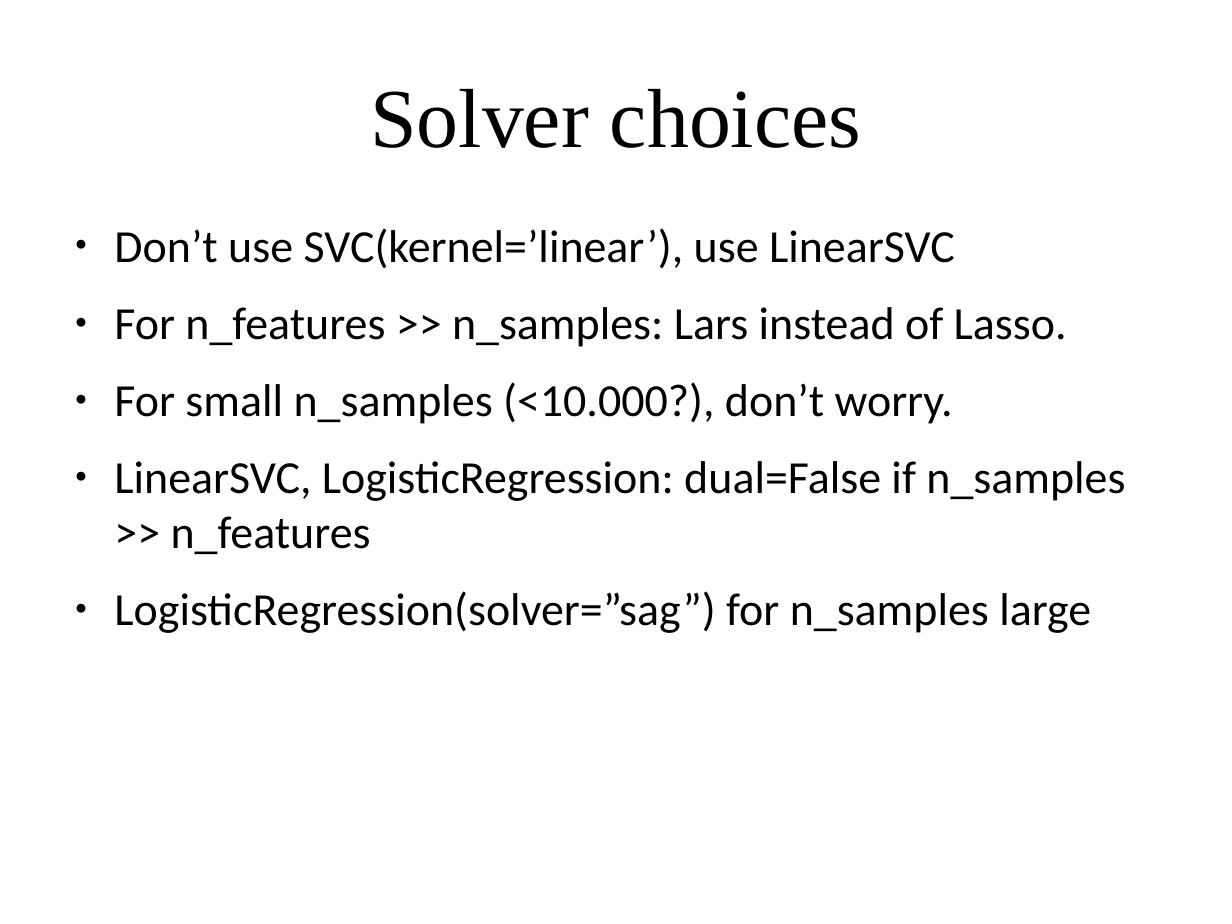
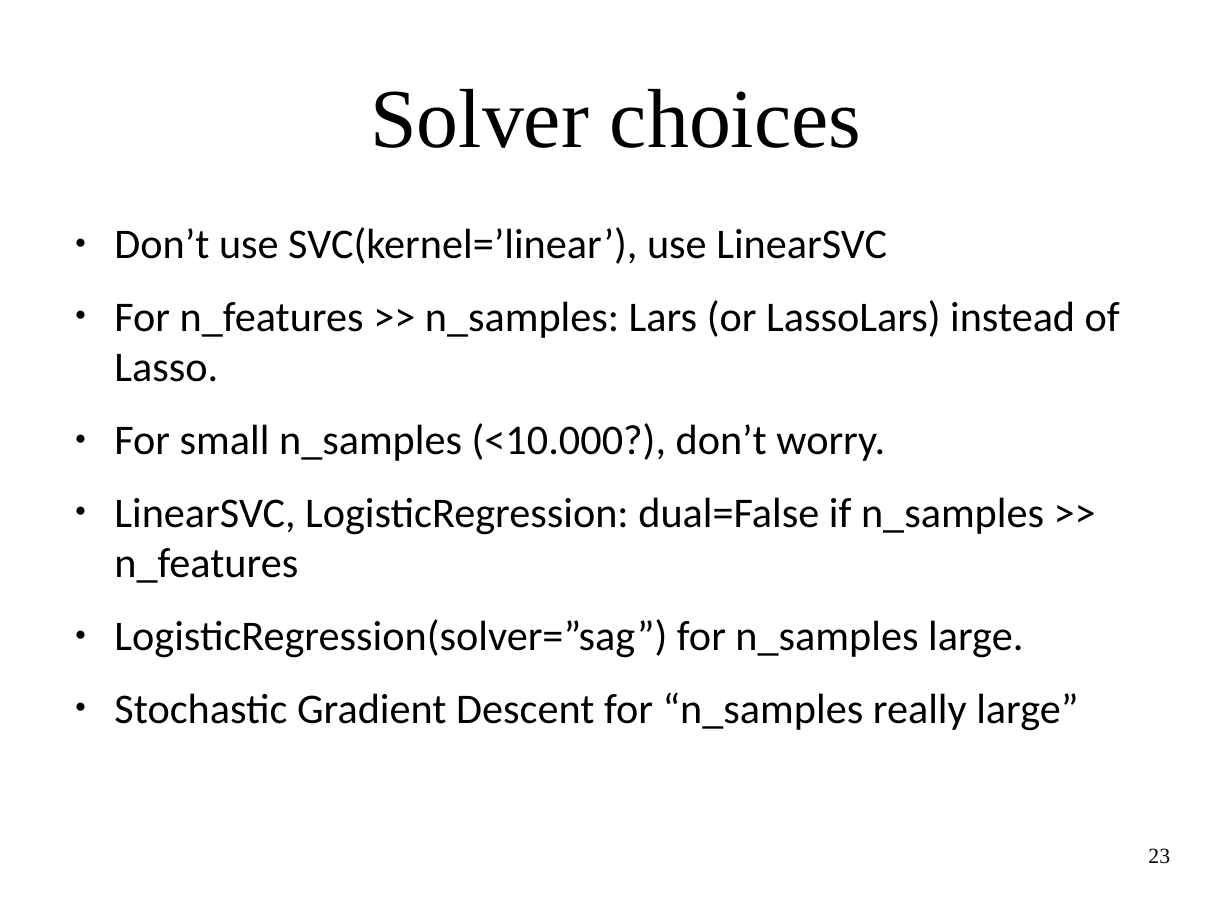
Before and after one commit to amueller/applied_ml_spring_2017, a slide deck: slide 23 of slides/aml-06-020617.odp (slide 22 before the commit). Drawn at 1232x924 pixels with LibreOffice and Linux fonts; fonts in the diff are those of the drawing. Boxes give left, top, right and bottom in pixels: in the first picture for what was removed or moved away, otherwise in the second. Text is boxed around its words. In the diff, an @@ line names an element or a change of style, - is before the commit and + after.

```diff
--- a/slides/aml-06-020617.odp
+++ b/slides/aml-06-020617.odp
@@ text at <box>114,227,1044,583</box>: size 29.6 to 27.2 pt in "Don’t use SVC(kernel=’linear’), use LinearSVC", "For small n_samples (<10.000?), don’t worry.", "LinearSVC, LogisticRegression: dual=False if n_samples >> n_ ..." @@
@@ text at <box>114,300,1120,382</box>: text changed; size 29.6 to 27.2 pt @@
-● For n_features >> n_samples: Lars instead of Lasso.
+● For n_features >> n_samples: Lars (or LassoLars) instead of Lasso.
@@ text at <box>114,619,1078,731</box>: text changed; size 29.6 to 27.2 pt @@
-● LogisticRegression(solver=”sag”) for n_samples large
+● LogisticRegression(solver=”sag”) for n_samples large.
+● Stochastic Gradient Descent for “n_samples really large”
@@ page number added at <box>1148,848,1170,864</box>, 14 pt, text #000000 @@
+23
```
Also in this commit, not shown: 20 other slides changed, 14 slides added, 1 other file.
